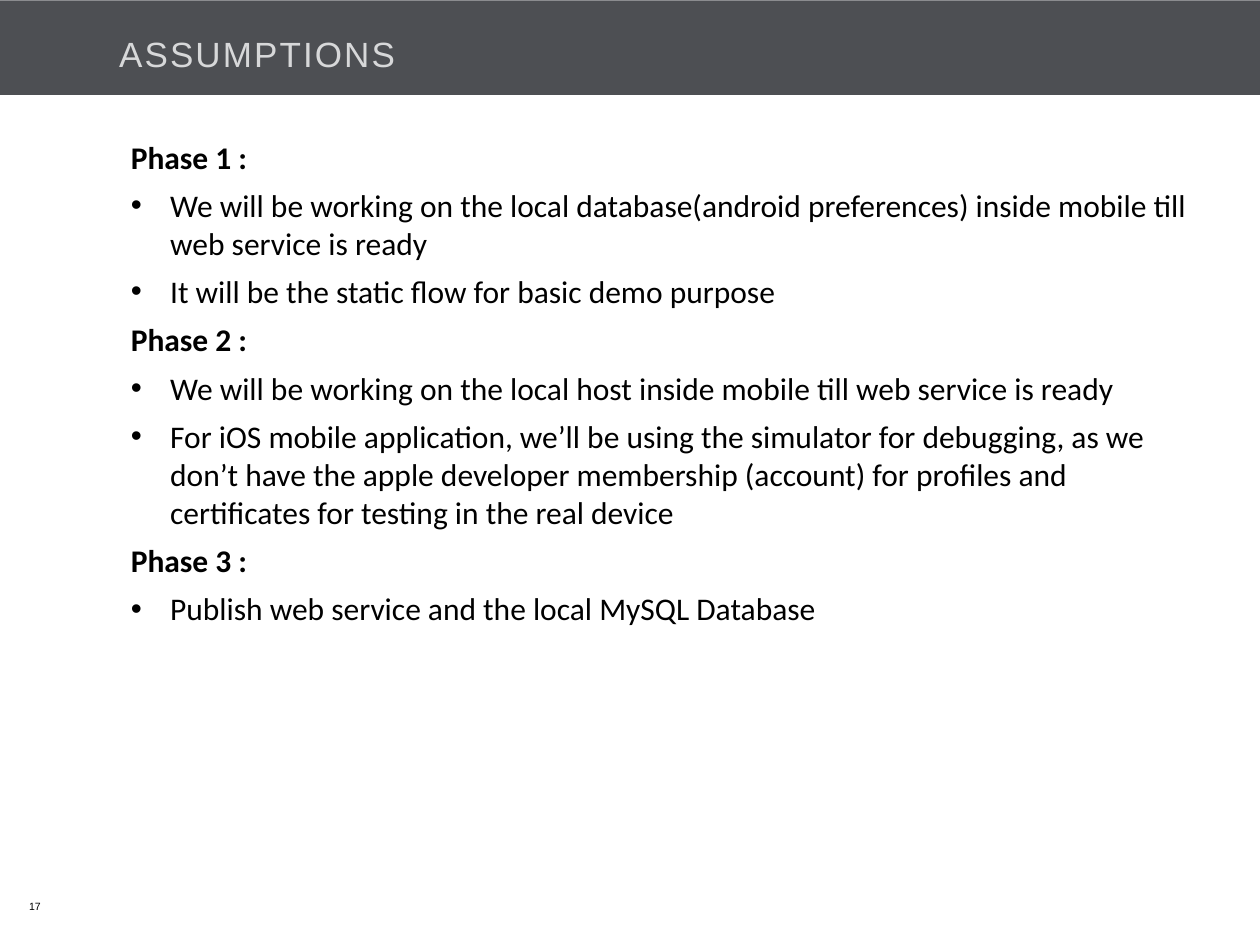
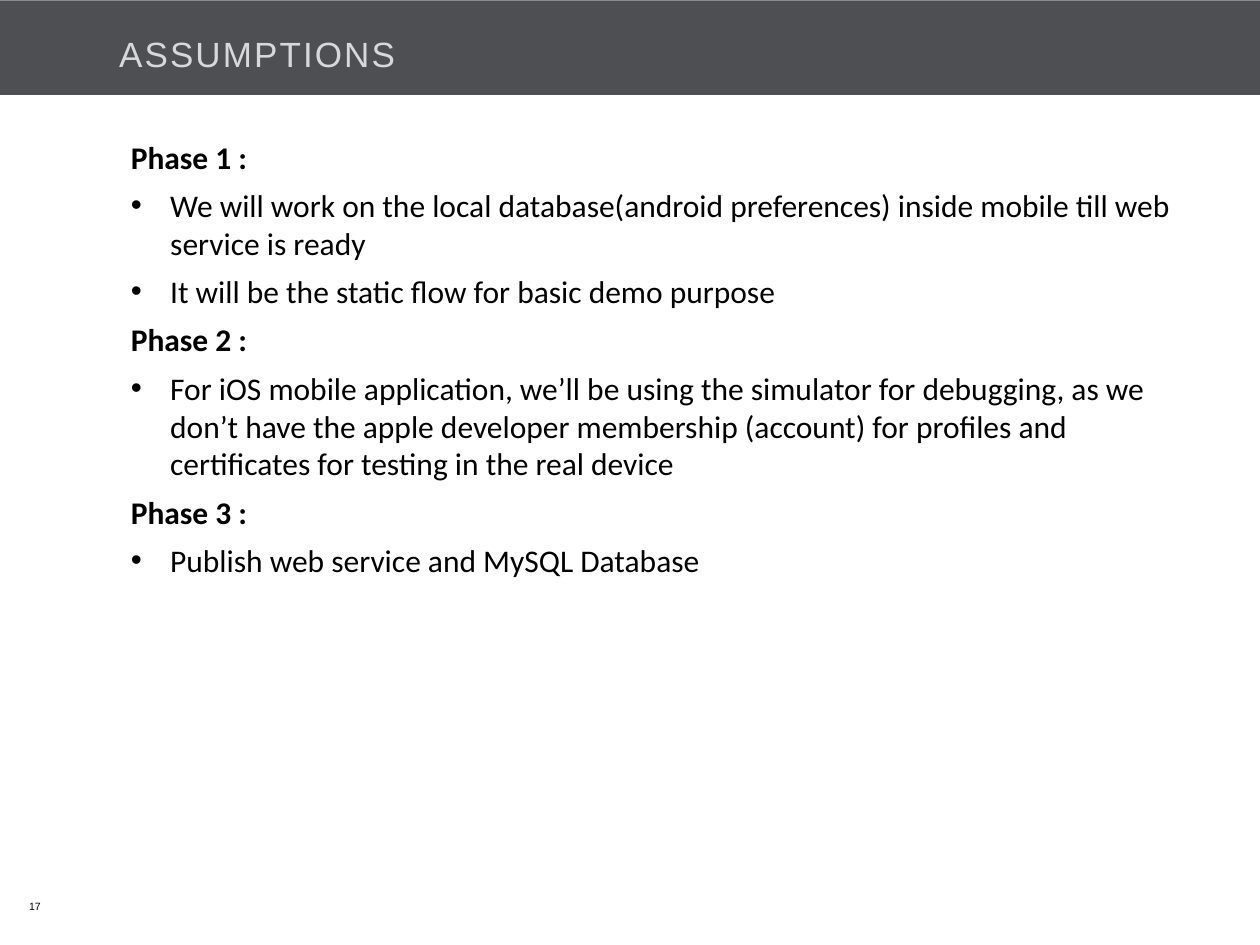
Before and after one commit to Bajarangi/demo, a slide deck: slide 17 of trunk/EasiCab/Documents/EASiCab_POC_kick off.pptx. Drawn at 1260x945 pixels with LibreOffice and Linux fonts; fonts in the diff are those of the drawing; background and template pictures are left out. Boxes give left, top, right and bottom in pixels: in the first picture for what was removed or moved away, otherwise in the second. Text is boxed around its words. In the diff, an @@ line names an element or a change of style, - is before the commit and + after.

Commit message:
updated

```diff
--- a/trunk/EasiCab/Documents/EASiCab_POC_kick off.pptx
+++ b/trunk/EasiCab/Documents/EASiCab_POC_kick off.pptx
@@ text at (170,194,1169,260): text changed @@
-• We will be working on the local database(android preferences) inside mobile till web service is ready
+• We will work on the local database(android preferences) inside mobile till web service is ready
@@ text at (170,378,1113,406): paragraph removed @@
-• We will be working on the local host inside mobile till web service is ready
@@ text at (170,550,699,577): text changed @@
-• Publish web service and the local MySQL Database
+• Publish web service and MySQL Database
```
Also in this commit, not shown: 4 other slides changed, 1 slide added.
